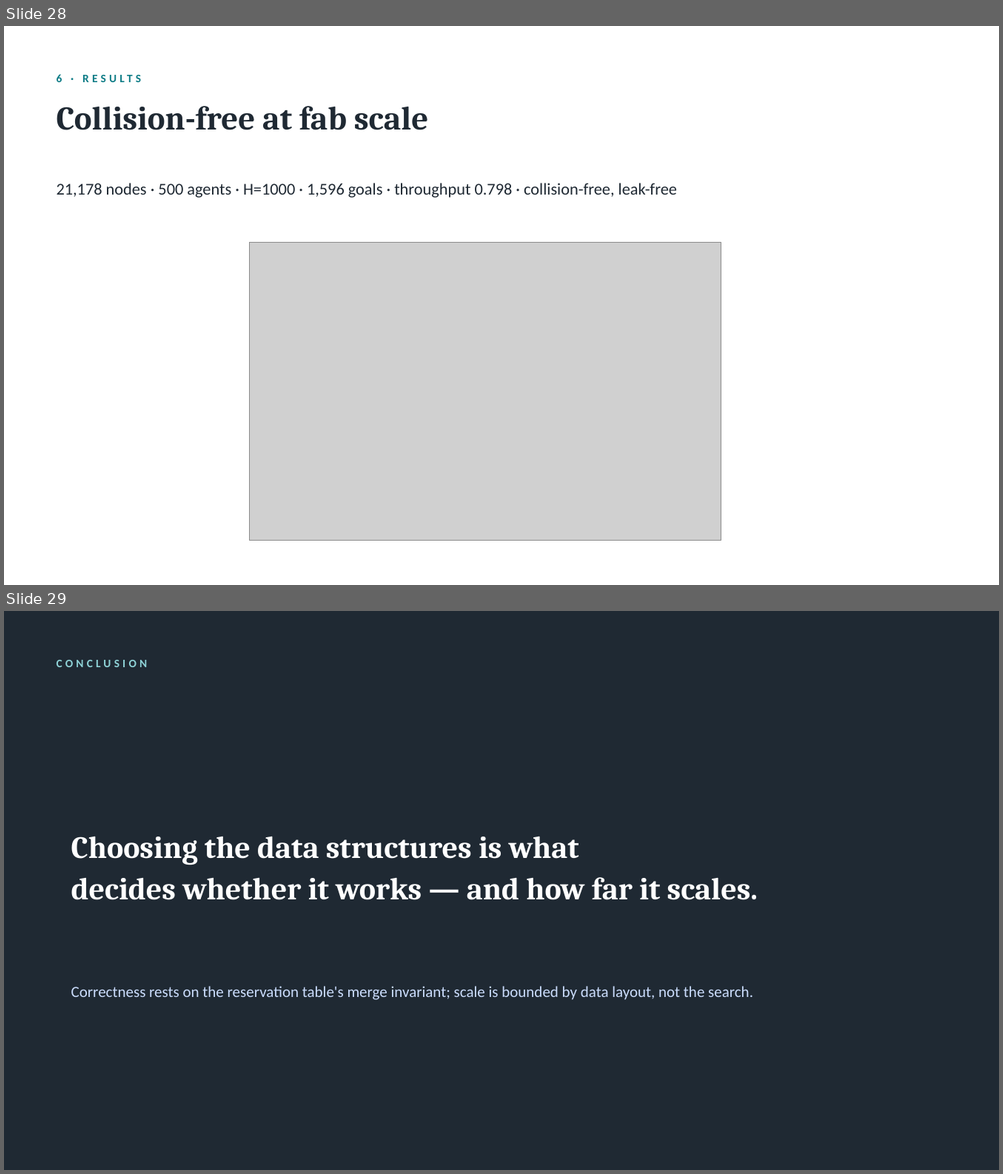
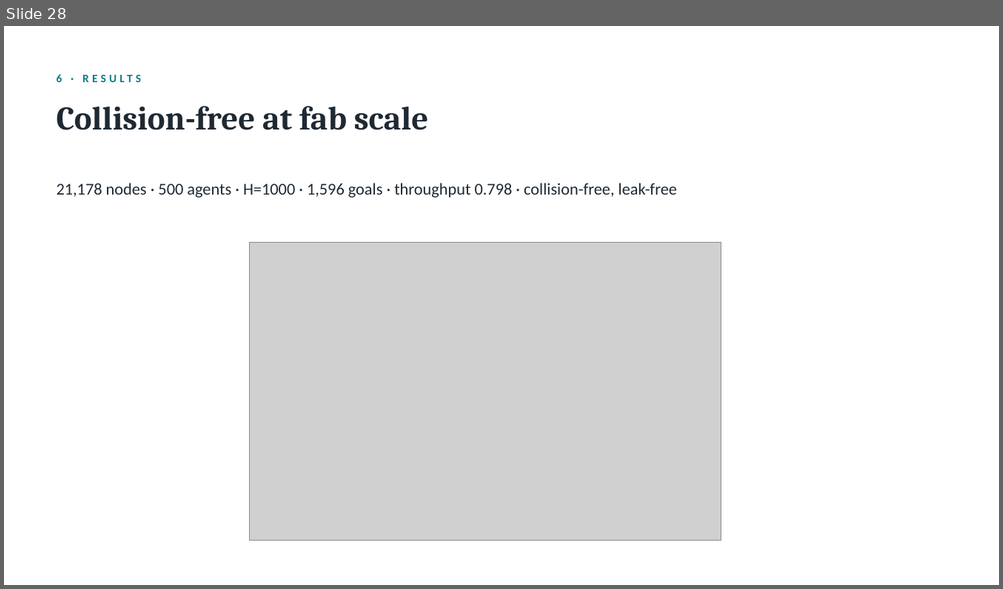
Before and after one commit to dohyunKim0309/OHT_MAPF, a slide deck: results/presentation/OHT_MAPF_presentation.pptx. Shown one above the other, each under a label of ours: slides 28 and 29 before the commit, slide 28 after it. The pictures are 1003x1174 and 1003x589 pixels, drawn with LibreOffice and Linux fonts; fonts in the diff are those of the drawing; grey boxes stand for pictures. Boxes give left, top, right and bottom in pixels: in the first picture for what was removed or moved away, otherwise in the second. Text is boxed around its words. In the diff, an @@ line names an element or a change of style, - is before the commit and + after.

Commit message:
presentation update

```diff
--- a/results/presentation/OHT_MAPF_presentation.pptx
+++ b/results/presentation/OHT_MAPF_presentation.pptx
@@ slide 29 removed at bbox=[4, 611, 999, 1170], background #1F2933 @@
@@ text removed at bbox=[57, 660, 148, 667] @@
-CONCLUSION
@@ text removed at bbox=[71, 836, 757, 900] @@
-Choosing the data structures is what
-decides whether it works — and how far it scales.
@@ text removed at bbox=[71, 986, 753, 1000] @@
-Correctness rests on the reservation table's merge invariant; scale is bounded by data layout, not the search.
```
Also in this commit, not shown: 6 slides changed, 1 slide added.
